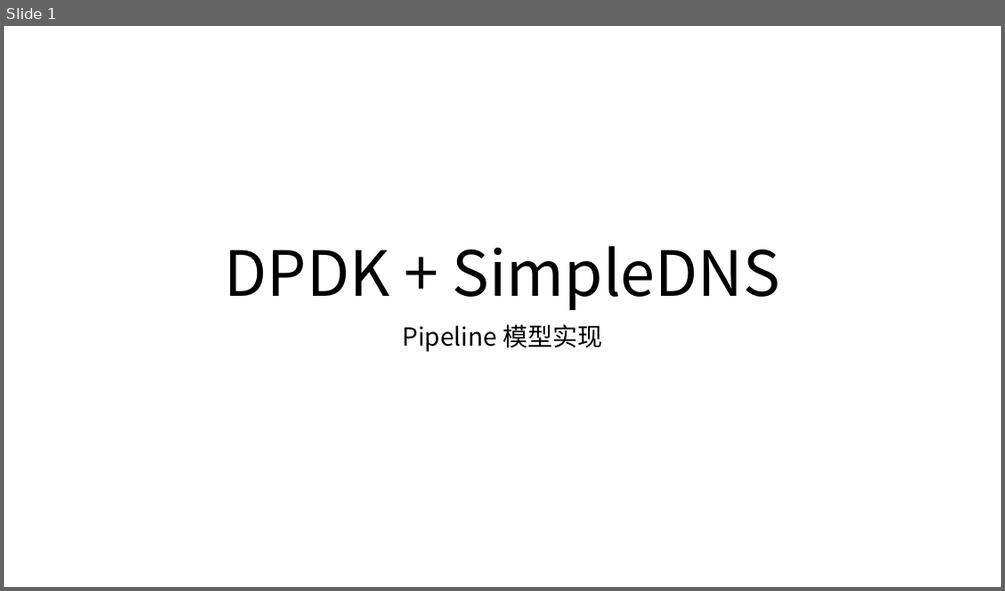
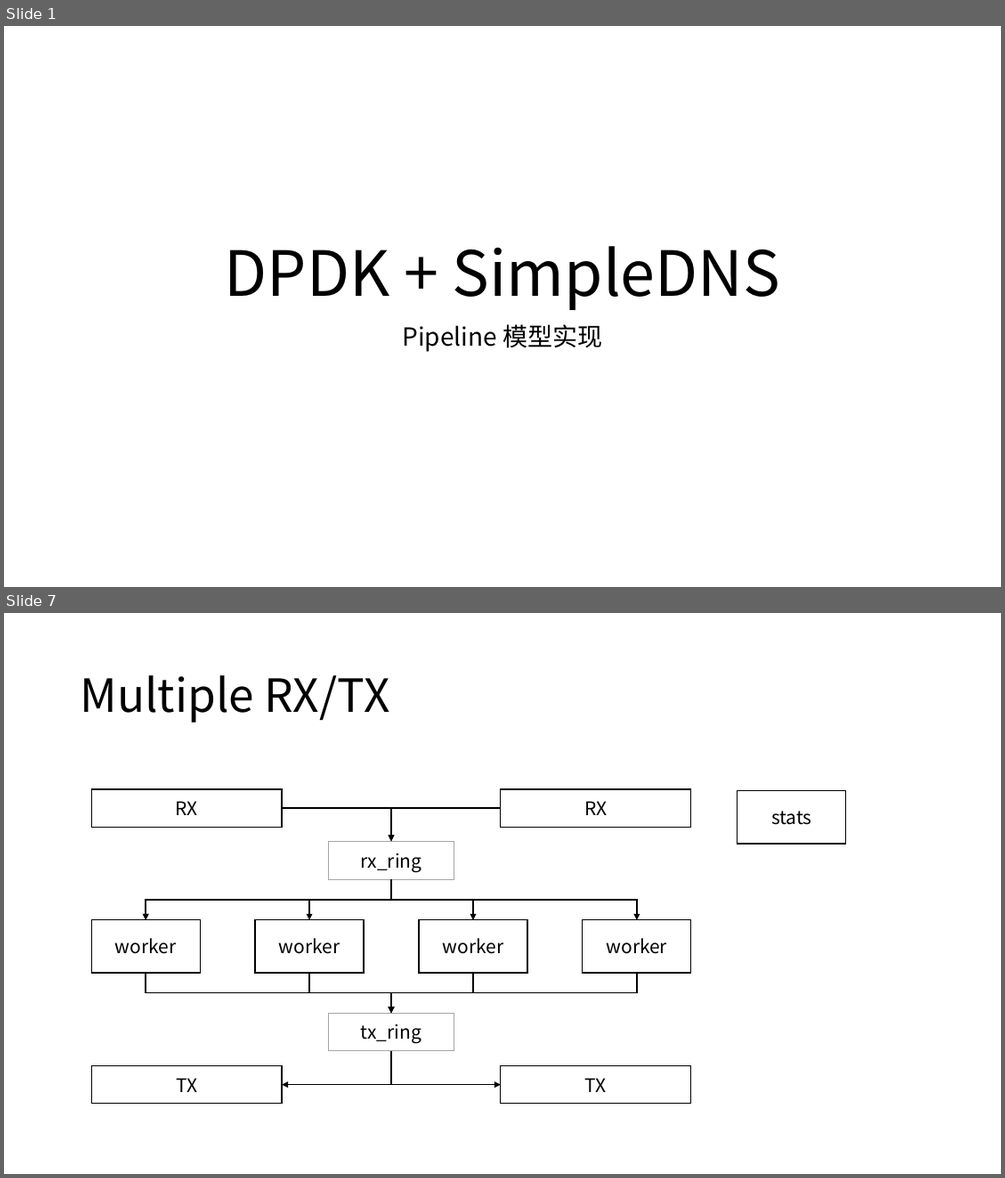
Before and after one commit to yuanyiwei/netalgo, a slide deck: report/lab4/第四阶段_邓龙.pptx. Shown one above the other, each under a label of ours: slide 1 before the commit, slides 1 and 7 after it; the slides between them are not shown. The pictures are 1005x591 and 1005x1178 pixels, drawn with LibreOffice and Linux fonts; fonts in the diff are those of the drawing. Boxes give left, top, right and bottom in pixels: in the first picture for what was removed or moved away, otherwise in the second. Text is boxed around its words. In the diff, an @@ line names an element or a change of style, - is before the commit and + after.

Commit message:
add lab4 slide

```diff
--- a/report/lab4/第四阶段_邓龙.pptx
+++ b/report/lab4/第四阶段_邓龙.pptx
@@ slide 7 added at <box>4,613,1001,1174</box>, background #FFFFFF @@
@@ title added at <box>80,675,390,722</box>, 44 pt, text #000000 @@
+Multiple RX/TX
@@ rectangle added at <box>91,789,283,827</box>, fill #FFFFFF, outline #000000 1 pt, 18 pt, text #000000 @@
+RX
@@ rectangle added at <box>501,789,691,827</box>, fill #FFFFFF, outline #000000 1 pt, 18 pt, text #000000 @@
+RX
@@ rectangle added at <box>737,791,846,844</box>, fill #FFFFFF, outline #000000 1 pt, 18 pt, text #000000 @@
+stats
@@ elbow arrow added from (283, 808) to (391, 841), #000000 1.5 pt @@
@@ elbow arrow added from (501, 808) to (391, 841), #000000 1.5 pt @@
@@ rectangle added at <box>329,841,454,879</box>, fill #FFFFFF, outline #A5A5A5 1 pt, 18 pt, text #000000 @@
+rx_ring
@@ elbow arrow added from (391, 879) to (146, 920), #000000 1.5 pt @@
@@ elbow arrow added from (391, 879) to (309, 920), #000000 1.5 pt @@
@@ elbow arrow added from (391, 879) to (473, 920), #000000 1.5 pt @@
@@ elbow arrow added from (391, 879) to (637, 920), #000000 1.5 pt @@
@@ elbow arrow added from (391, 880) to (146, 920), #000000 1.5 pt @@
@@ rectangle added at <box>91,920,200,973</box>, fill #FFFFFF, outline #000000 1 pt, 18 pt, text #000000 @@
+worker
@@ rectangle added at <box>255,920,364,973</box>, fill #FFFFFF, outline #000000 1 pt, 18 pt, text #000000 @@
+worker
@@ rectangle added at <box>419,920,527,973</box>, fill #FFFFFF, outline #000000 1 pt, 18 pt, text #000000 @@
+worker
@@ rectangle added at <box>582,920,691,973</box>, fill #FFFFFF, outline #000000 1 pt, 18 pt, text #000000 @@
+worker
@@ elbow arrow added from (146, 973) to (391, 1013), #000000 1.5 pt @@
@@ elbow arrow added from (309, 973) to (391, 1013), #000000 1.5 pt @@
@@ elbow arrow added from (473, 973) to (391, 1013), #000000 1.5 pt @@
@@ elbow arrow added from (637, 973) to (391, 1013), #000000 1.5 pt @@
@@ rectangle added at <box>329,1013,454,1051</box>, fill #FFFFFF, outline #A5A5A5 1 pt, 18 pt, text #000000 @@
+tx_ring
@@ rectangle added at <box>91,1065,283,1103</box>, fill #FFFFFF, outline #000000 1 pt, 18 pt, text #000000 @@
+TX
@@ elbow arrow added from (391, 1051) to (283, 1085), #000000 1.5 pt @@
@@ elbow arrow added from (391, 1051) to (501, 1085), #000000 1.5 pt @@
@@ rectangle added at <box>501,1065,691,1103</box>, fill #FFFFFF, outline #000000 1 pt, 18 pt, text #000000 @@
+TX
```
Also in this commit, not shown: 10 other slides added, 1 slide removed, 2 other files.
